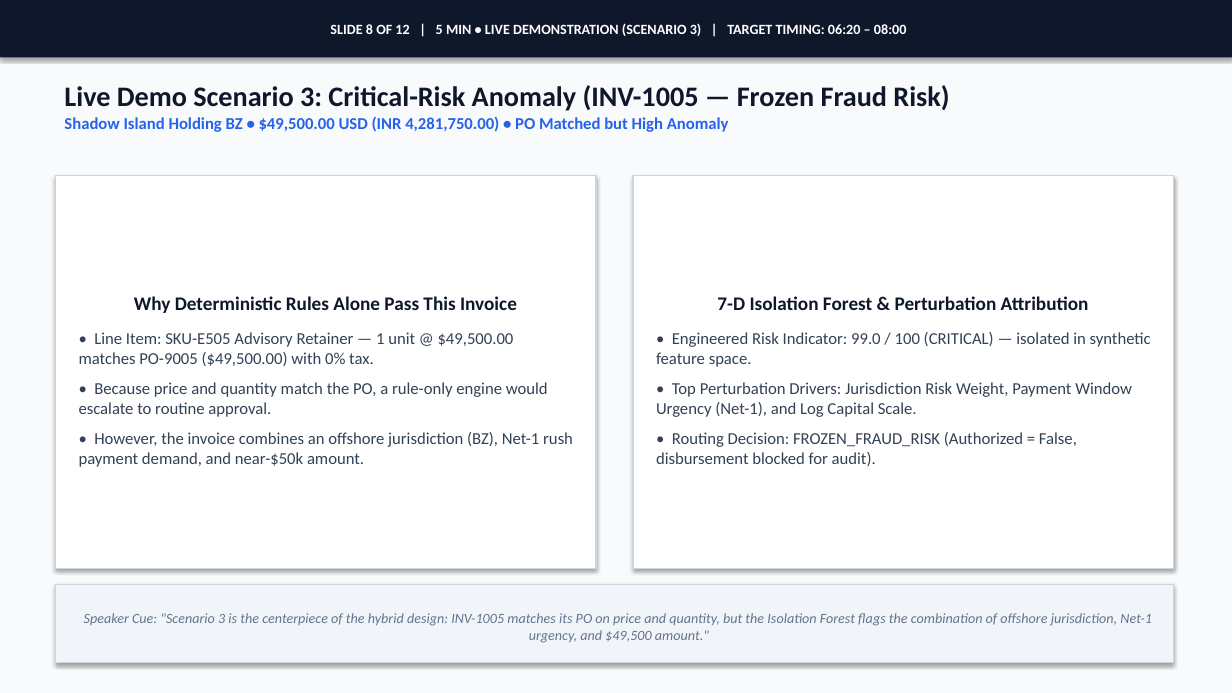
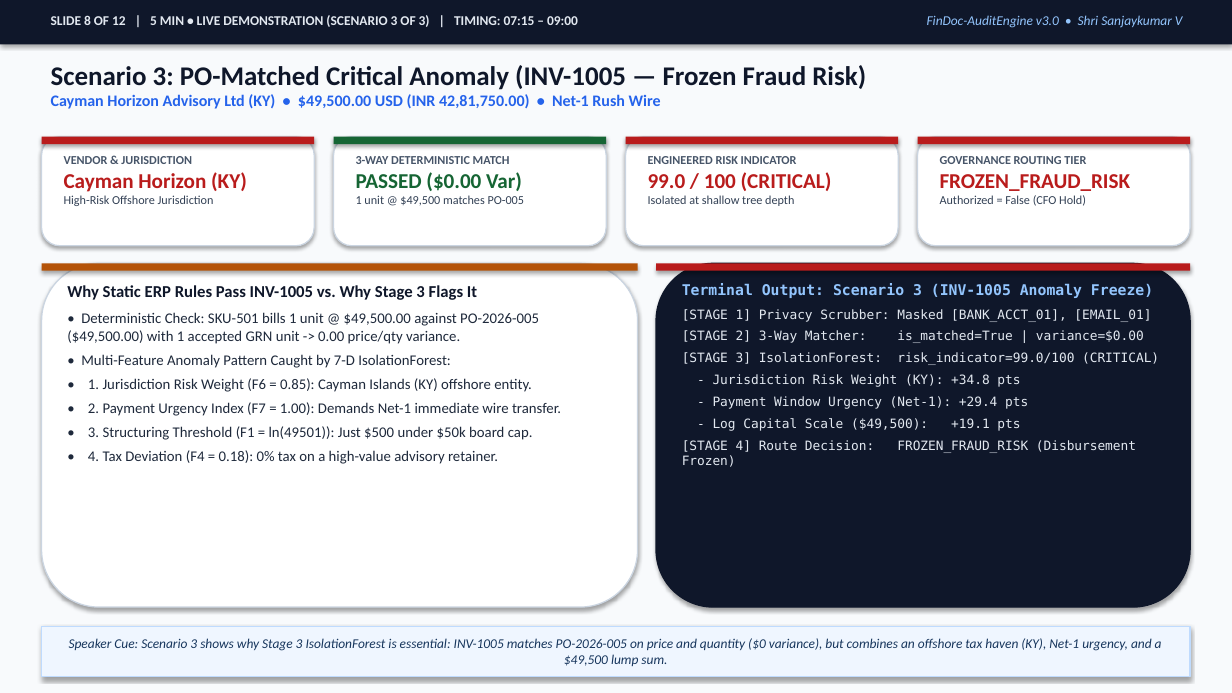
Before and after one commit to Shri-Sanjaykumar/Linkific-Tasks, a slide deck: slide 8 of Day-29/docs/FinDoc_AuditEngine_Presentation_Slides.pptx. Drawn at 1232x693 pixels with LibreOffice and Linux fonts; fonts in the diff are those of the drawing. Boxes give left, top, right and bottom in pixels: in the first picture for what was removed or moved away, otherwise in the second. Text is boxed around its words. In the diff, an @@ line names an element or a change of style, - is before the commit and + after.

Commit message:
feat(day29-30): upgrade PPTX/PDF slides to multi-layout consulting deck, match exact VISA resume PDF/LaTeX style, and format all reports with Platypus tables

```diff
--- a/Day-29/docs/FinDoc_AuditEngine_Presentation_Slides.pptx
+++ b/Day-29/docs/FinDoc_AuditEngine_Presentation_Slides.pptx
@@ rectangle: place and size @@
-rectangle at bbox=[0, 0, 1232, 57]
+rectangle at bbox=[0, 0, 1232, 44]
@@ text added at bbox=[51, 15, 578, 27], 10.5 pt, text #E2E8F0, bold @@
+SLIDE 8 OF 12 | 5 MIN • LIVE DEMONSTRATION (SCENARIO 3 OF 3) | TIMING: 07:15 – 09:00
@@ text in rectangle at bbox=[330, 23, 907, 36]: text removed @@
-SLIDE 8 OF 12 | 5 MIN • LIVE DEMONSTRATION (SCENARIO 3) | TARGET TIMING: 06:20 – 08:00
@@ text added at bbox=[927, 15, 1183, 28], 10.5 pt, text #93C5FD, italic @@
+FinDoc-AuditEngine v3.0 • Shri Sanjaykumar V
@@ text at bbox=[51, 65, 866, 109]: text changed; size 13 to 12.5 pt @@
-Live Demo Scenario 3: Critical-Risk Anomaly (INV-1005 — Frozen Fraud Risk)
-Shadow Island Holding BZ • $49,500.00 USD (INR 4,281,750.00) • PO Matched but High Anomaly
+Scenario 3: PO-Matched Critical Anomaly (INV-1005 — Frozen Fraud Risk)
+Cayman Horizon Advisory Ltd (KY) • $49,500.00 USD (INR 42,81,750.00) • Net-1 Rush Wire
@@ rounded rectangle added at bbox=[42, 137, 314, 246], fill #FFFFFF, outline #CBD5E1 1 pt @@
@@ rectangle added at bbox=[42, 137, 314, 144], fill #B91C1C @@
@@ rounded rectangle added at bbox=[334, 137, 606, 246], fill #FFFFFF, outline #CBD5E1 1 pt @@
@@ rectangle added at bbox=[334, 137, 606, 144], fill #166534 @@
@@ rounded rectangle added at bbox=[626, 137, 898, 246], fill #FFFFFF, outline #CBD5E1 1 pt @@
@@ rectangle added at bbox=[626, 137, 898, 144], fill #B91C1C @@
@@ rounded rectangle added at bbox=[918, 137, 1190, 246], fill #FFFFFF, outline #CBD5E1 1 pt @@
@@ rectangle added at bbox=[918, 137, 1190, 144], fill #B91C1C @@
@@ rectangle removed at bbox=[55, 176, 596, 568] @@
-Why Deterministic Rules Alone Pass This Invoice
-• Line Item: SKU-E505 Advisory Retainer — 1 unit @ $49,500.00 matches PO-9005 ($49,500.00) with 0% tax.
-• Because price and quantity match the PO, a rule-only engine would escalate to routine approval.
-• However, the invoice combines an offshore jurisdiction (BZ), Net-1 rush payment demand, and near-$50k amount.
@@ text added at bbox=[64, 156, 247, 206], 9.5 pt, text #334155, bold @@
+VENDOR & JURISDICTION
+Cayman Horizon (KY)
+High-Risk Offshore Jurisdiction
@@ text added at bbox=[356, 156, 525, 205], 9.5 pt, text #334155, bold @@
+3-WAY DETERMINISTIC MATCH
+PASSED ($0.00 Var)
+1 unit @ $49,500 matches PO-005
@@ rectangle removed at bbox=[633, 176, 1174, 568] @@
-7-D Isolation Forest & Perturbation Attribution
-• Engineered Risk Indicator: 99.0 / 100 (CRITICAL) — isolated in synthetic feature space.
-• Top Perturbation Drivers: Jurisdiction Risk Weight, Payment Window Urgency (Net-1), and Log Capital Scale.
-• Routing Decision: FROZEN_FRAUD_RISK (Authorized = False, disbursement blocked for audit).
@@ text added at bbox=[648, 156, 832, 206], 9.5 pt, text #334155, bold @@
+ENGINEERED RISK INDICATOR
+99.0 / 100 (CRITICAL)
+Isolated at shallow tree depth
@@ text added at bbox=[940, 156, 1131, 206], 9.5 pt, text #334155, bold @@
+GOVERNANCE ROUTING TIER
+FROZEN_FRAUD_RISK
+Authorized = False (CFO Hold)
@@ rounded rectangle added at bbox=[42, 263, 638, 607], fill #FFFFFF, outline #CBD5E1 1 pt @@
@@ rectangle added at bbox=[42, 263, 638, 271], fill #B45309 @@
@@ rounded rectangle added at bbox=[656, 263, 1190, 607], fill #0F172A, outline #0F172A 1 pt @@
@@ rectangle added at bbox=[656, 263, 1190, 271], fill #B91C1C @@
@@ text added at bbox=[67, 285, 561, 464], 11.5 pt, text #1E293B @@
+Why Static ERP Rules Pass INV-1005 vs. Why Stage 3 Flags It
+• Deterministic Check: SKU-501 bills 1 unit @ $49,500.00 against PO-2026-005 ($49,500.00) with 1 accepted GRN unit -> 0.00 price/qty variance.
+• Multi-Feature Anomaly Pattern Caught by 7-D IsolationForest:
+• 1. Jurisdiction Risk Weight (F6 = 0.85): Cayman Islands (KY) offshore entity.
+• 2. Payment Urgency Index (F7 = 1.00): Demands Net-1 immediate wire transfer.
+• 3. Structuring Threshold (F1 = ln(49501)): Just $500 under $50k board cap.
+• 4. Tax Deviation (F4 = 0.18): 0% tax on a high-value advisory retainer.
@@ text added at bbox=[682, 283, 1159, 467], 10 pt, text #E2E8F0 @@
+Terminal Output: Scenario 3 (INV-1005 Anomaly Freeze)
+[STAGE 1] Privacy Scrubber: Masked [BANK_ACCT_01], [EMAIL_01]
+[STAGE 2] 3-Way Matcher: is_matched=True | variance=$0.00
+[STAGE 3] IsolationForest: risk_indicator=99.0/100 (CRITICAL)
+- Jurisdiction Risk Weight (KY): +34.8 pts
+- Payment Window Urgency (Net-1): +29.4 pts
+- Log Capital Scale ($49,500): +19.1 pts
+[STAGE 4] Route Decision: FROZEN_FRAUD_RISK (Disbursement Frozen)
@@ rectangle "Speaker Cue: Scenario 3 shows ...": place and size @@
-rectangle "Speaker Cue: Scenario 3 shows ..." at bbox=[55, 584, 1174, 663]
+rectangle "Speaker Cue: Scenario 3 shows ..." at bbox=[42, 627, 1190, 677]
@@ rectangle "Speaker Cue: Scenario 3 shows ..." at bbox=[42, 627, 1190, 677]: fill #F1F5F9 to #EFF6FF; outline #CBD5E1 0.75 pt to #BFDBFE 1 pt @@
@@ text in rectangle at bbox=[69, 638, 1162, 666]: text changed; size 11 to 10.5 pt; text colour #64748B to #17365D @@
-Speaker Cue: "Scenario 3 is the centerpiece of the hybrid design: INV-1005 matches its PO on price and quantity, but the Isolation Forest flags the combination of offshore jurisdiction, Net-1 urgency, and $49,500 amount."
+Speaker Cue: Scenario 3 shows why Stage 3 IsolationForest is essential: INV-1005 matches PO-2026-005 on price and quantity ($0 variance), but combines an offshore tax haven (KY), Net-1 urgency, and a $49,500 lump sum.
```
Also in this commit, not shown: 3 other slides changed, 8 slides added, 8 slides removed, 23 other files.
